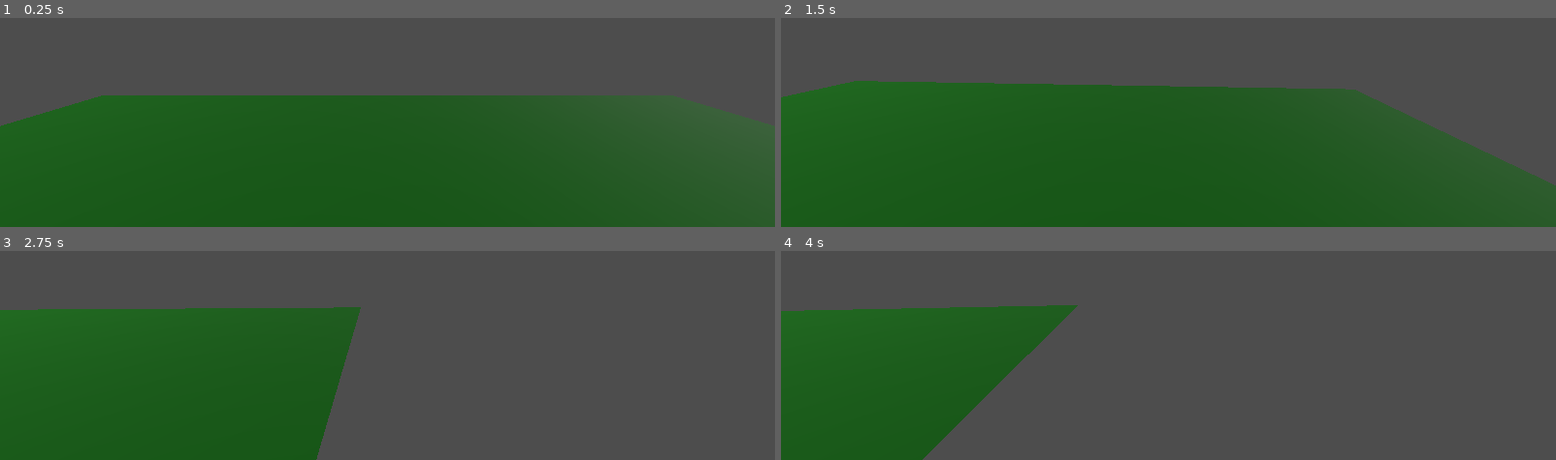
Above: before the commit, frames 1-4 (two rows, left to right).
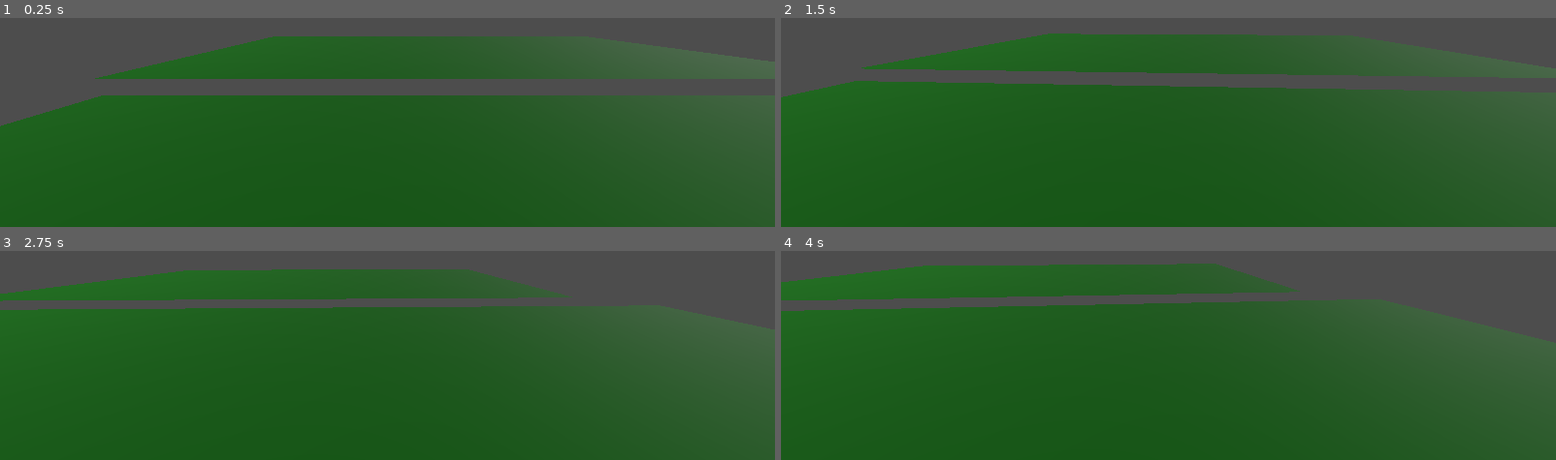
Above: after the commit, the same moments.

Repository: majohannsen/godot-real-world-simulator
Game: Godot game, scene res://main.tscn
The game is run twice, just before and just after one commit, with the same random seed, the same clock (stepped at 60 frames per second) and the same inputs.
Inputs (mouse positions are in pixels of both pictures, inside the frame that each line leads up to):
- Up to frame 1 (0.25 s): no input
- Up to frame 2 (1.5 s): tap Enter (ui_accept) at 0.5, 0.77 s; move the mouse to (outside the picture) at 0.52 s; hold D (right) 0.53-1.28 s; tap W (front) at 0.6 s; click (outside the picture) at 0.67 s; move the mouse to (outside the picture) at 1.27 s; hold S (back) from 1.28 s (still down); tap F at 1.35 s
- Up to frame 3 (2.75 s): tap Enter (ui_accept) at 1.52 s; move the mouse to (outside the picture) at 2.02 s; release S (back) at 2.03 s; hold D (right) from 2.03 s (still down); hold Shift from 2.03 s (still down)
- Up to frame 4 (4 s): move the mouse to (outside the picture) at 2.77 s; release Shift at 2.78 s; tap E at 2.85 s; click (outside the picture) at 2.92 s; tap Enter (ui_accept) at 3.02, 3.77 s; move the mouse to (outside the picture) at 3.52 s; release D (right) at 3.53 s; hold A (left) from 3.53 s (still down); tap W (front) at 3.6 s

The runs differ from the first frame. In frame 1, 11% of the frame differs, in the area x 12-100%, y 8-30%; in frame 2, 13%; in frame 3, 43%; in frame 4, 55%, in the area x 0-100%, y 6-100%.

Commit message:
spawn everything in chunks

Diff:
--- a/house_spawner.gd
+++ b/house_spawner.gd
@@ -22,7 +22,6 @@
 	add_child(request)
 	request.request_completed.connect(handleOverpassResponse)
 	request.request(baseUrl+query.uri_encode())
-
 
 func handleOverpassResponse(result, response_code, headers, body):
 	var json = JSON.parse_string(body.get_string_from_utf8())
--- a/main.gd
+++ b/main.gd
@@ -27,15 +27,21 @@
 	$Player.position.y = 150
 	$Player.position.z = 0
 
-func spawnGround():
+func spawnGround(chunk: Vector2):
+	var lat = lat_center + lat_span * chunk.x
+	var lon = lon_center + lon_span * chunk.y
+	var coords = latLonToCoordsInMeters(lat, lon)
 	var inst: StaticBody3D = ground.instantiate()
-	inst.transform.origin = Vector3(0,0,0)
+	inst.transform.origin = Vector3(coords.x,0,coords.y)
 	add_child(inst)
 
 # Called when the node enters the scene tree for the first time.
 func _ready():
 	setCameraPosition()
-	spawnGround()
+	spawnGround(Vector2(0,0))
+	spawnGround(Vector2(0,1))
+	spawnGround(Vector2(1,0))
+	spawnGround(Vector2(1,1))
 
 #
 ## Called every frame. 'delta' is the elapsed time since the previous frame.
--- a/main.tscn
+++ b/main.tscn
@@ -17,7 +17,5 @@
 [node name="StreetSpawner" type="Node3D" parent="."]
 script = ExtResource("3_6dvfo")
 
-[node name="HTTPRequest" type="HTTPRequest" parent="StreetSpawner"]
-
 [node name="Player" parent="." instance=ExtResource("4_0w385")]
 transform = Transform3D(-4.37114e-08, -3.48787e-16, -1, 3.48787e-16, 1, -3.48787e-16, 1, -3.48787e-16, -4.37114e-08, 0, 0, 0)
--- a/street_spawner.gd
+++ b/street_spawner.gd
@@ -8,20 +8,21 @@
 
 @onready var main = get_parent()
 
-func fetchCoordinates():
-	var lat1 = main.lat_center - main.lat_span/2
-	var lat2 = main.lat_center + main.lat_span/2
-	var lon1 = main.lon_center - main.lon_span/2
-	var lon2 = main.lon_center + main.lon_span/2
+func fetchCoordinates(chunk: Vector2):
+	var lat1 = main.lat_center - main.lat_span/2 + main.lat_span * chunk.x
+	var lat2 = main.lat_center + main.lat_span/2 + main.lat_span * chunk.x
+	var lon1 = main.lon_center - main.lon_span/2 + main.lon_span * chunk.y
+	var lon2 = main.lon_center + main.lon_span/2 + main.lon_span * chunk.y
 	var baseUrl = 'https://overpass-api.de/api/interpreter'+"?data="
 	var bbox = "[bbox:%s,%s,%s,%s]" % [lat1,lon1,lat2,lon2]
 	var out = '[out:json]'
 	var timeout = '[timeout:10]'
 	var query = bbox+out+timeout+';way[highway];out geom;'
 	print(baseUrl+query.uri_encode())
-	$HTTPRequest.request_completed.connect(handleOverpassResponse)
-	$HTTPRequest.request(baseUrl+query.uri_encode())
-
+	var request = HTTPRequest.new()
+	add_child(request)
+	request.request_completed.connect(handleOverpassResponse)
+	request.request(baseUrl+query.uri_encode())
 
 func handleOverpassResponse(result, response_code, headers, body):
 	var json = JSON.parse_string(body.get_string_from_utf8())
@@ -52,7 +53,10 @@
 
 # Called when the node enters the scene tree for the first time.
 func _ready():
-	fetchCoordinates()
+	fetchCoordinates(Vector2(0,0))
+	fetchCoordinates(Vector2(1,0))
+	fetchCoordinates(Vector2(0,1))
+	fetchCoordinates(Vector2(1,1))
 
 
 # Called every frame. 'delta' is the elapsed time since the previous frame.
